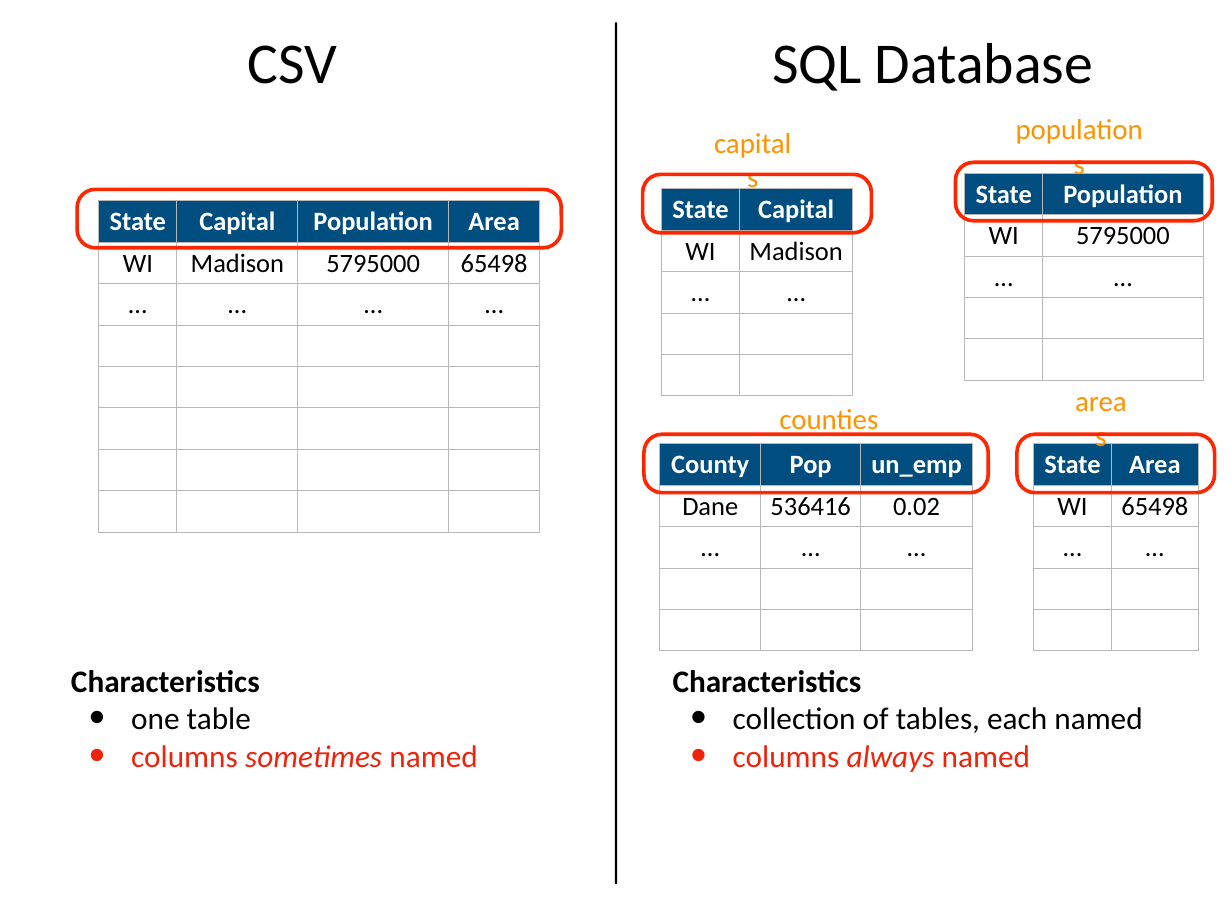
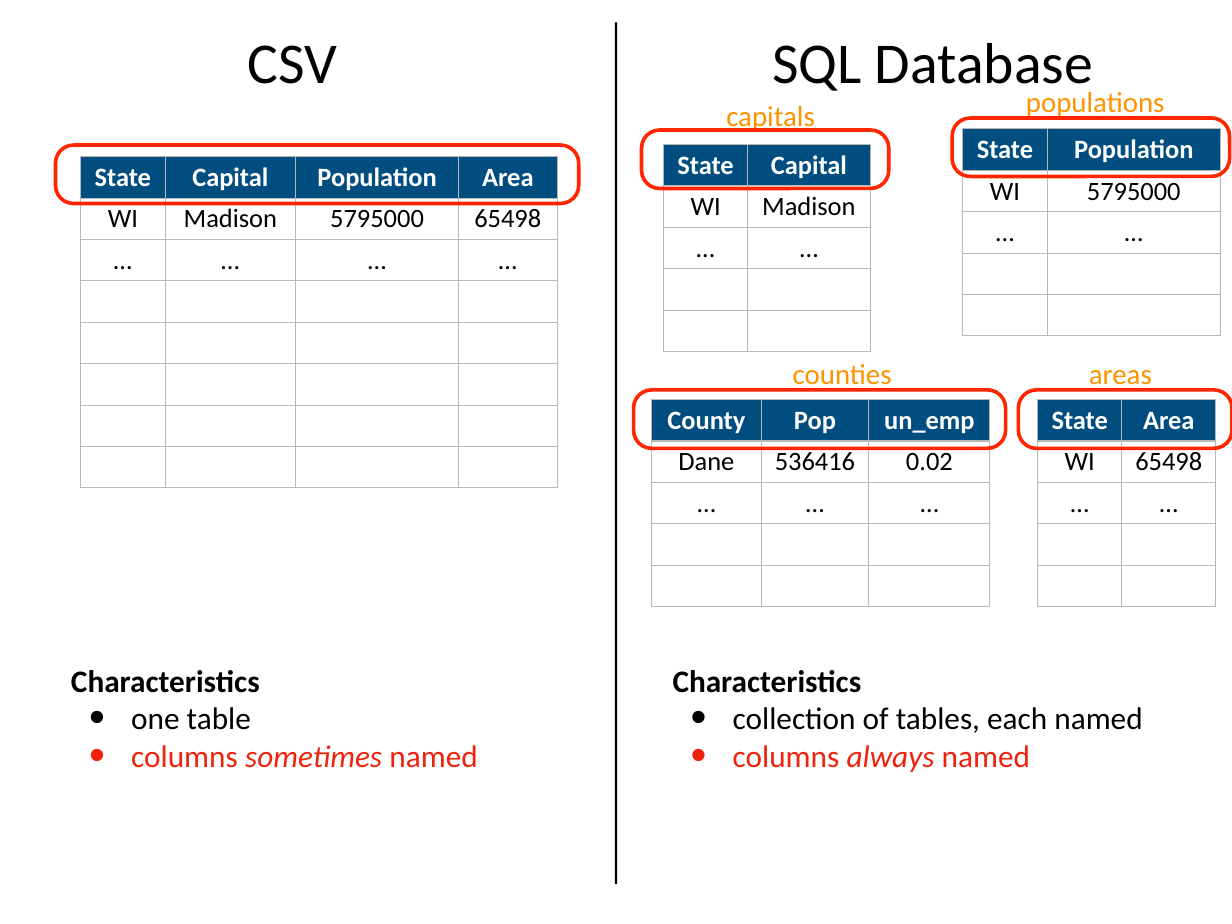
Before and after one commit to tylerharter/caraza-harter-com, a slide deck: slide 9 of tyler/meena/cs220/f20/materials/lec_33_F20.pptx (slide 11 before the commit). Drawn at 1232x924 pixels with LibreOffice and Linux fonts; fonts in the diff are those of the drawing. Boxes give left, top, right and bottom in pixels: in the first picture for what was removed or moved away, otherwise in the second. Text is boxed around its words. In the diff, an @@ line names an element or a change of style, - is before the commit and + after.

Commit message:
lec-33 slides

```diff
--- a/tyler/meena/cs220/f20/materials/lec_33_F20.pptx
+++ b/tyler/meena/cs220/f20/materials/lec_33_F20.pptx
@@ text "populations" rewrapped from <box>1011,124,1157,167</box> to <box>1026,92,1165,119</box> @@
@@ text "capitals" rewrapped from <box>710,137,805,180</box> to <box>726,106,815,132</box> @@
@@ rounded rectangle: place and size @@
-rounded rectangle at <box>956,162,1212,220</box>
+rounded rectangle at <box>952,118,1229,176</box>
@@ rounded rectangle: place and size @@
-rounded rectangle at <box>77,190,561,248</box>
+rounded rectangle at <box>55,145,579,203</box>
@@ rounded rectangle: place and size @@
-rounded rectangle at <box>643,174,872,232</box>
+rounded rectangle at <box>642,130,889,188</box>
@@ table: place and size @@
-table at <box>661,189,853,396</box>
+table at <box>664,145,871,352</box>
@@ table: place and size @@
-table at <box>964,173,1203,380</box>
+table at <box>963,129,1221,336</box>
@@ table: place and size @@
-table at <box>99,201,539,532</box>
+table at <box>81,157,558,488</box>
@@ text "counties": place and size @@
-text "counties" at <box>779,409,878,436</box>
+text "counties" at <box>793,364,892,391</box>
@@ text "areas" rewrapped from <box>1071,396,1142,439</box> to <box>1089,370,1152,391</box> @@
@@ rounded rectangle: place and size @@
-rounded rectangle at <box>644,434,988,492</box>
+rounded rectangle at <box>633,390,1005,448</box>
@@ table: place and size @@
-table at <box>660,444,973,651</box>
+table at <box>652,399,990,606</box>
@@ rounded rectangle: place and size @@
-rounded rectangle at <box>1017,434,1215,492</box>
+rounded rectangle at <box>1019,390,1232,448</box>
@@ table: place and size @@
-table at <box>1034,444,1198,651</box>
+table at <box>1038,399,1216,606</box>
```
Also in this commit, not shown: 5 other slides changed, 3 slides added, 5 slides removed.
